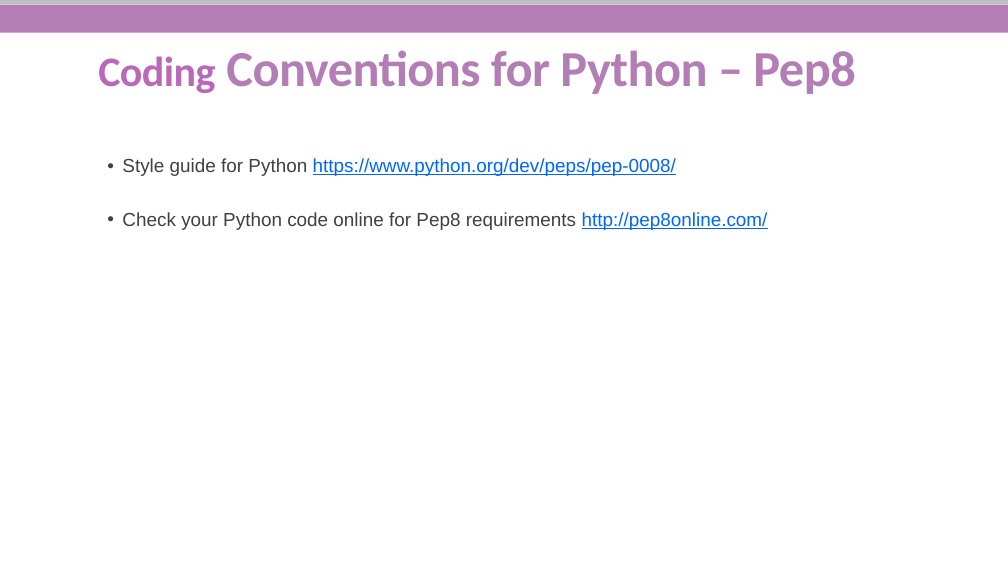
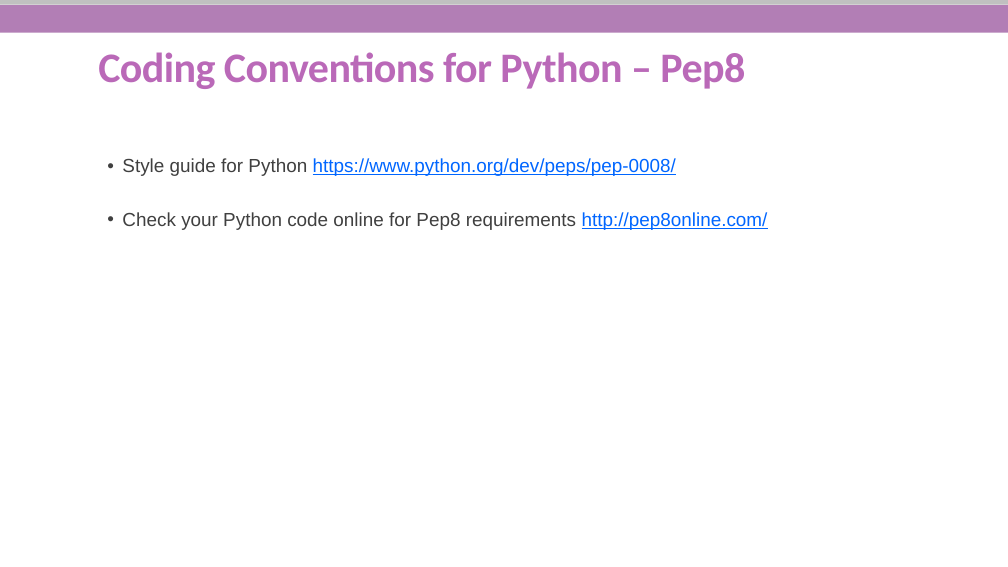
Before and after one commit to She-Codes-Now/Intro-to-Python, a slide deck: slide 36 of Python-SheCodesNow_updated.pptx. Drawn at 1008x567 pixels with LibreOffice and Linux fonts; fonts in the diff are those of the drawing; background and template pictures are left out. Boxes give left, top, right and bottom in pixels: in the first picture for what was removed or moved away, otherwise in the second. Text is boxed around its words. In the diff, an @@ line names an element or a change of style, - is before the commit and + after.

Commit message:
fixed formatting

```diff
--- a/Python-SheCodesNow_updated.pptx
+++ b/Python-SheCodesNow_updated.pptx
@@ title "Coding Conventions for Python – ..." at (98, 52, 745, 89): size 48 to 40 pt, text colour #B27EB5 to #BA69B8 in "Conventions for Python – Pep8" @@
```
Also in this commit, not shown: 2 other slides changed.
